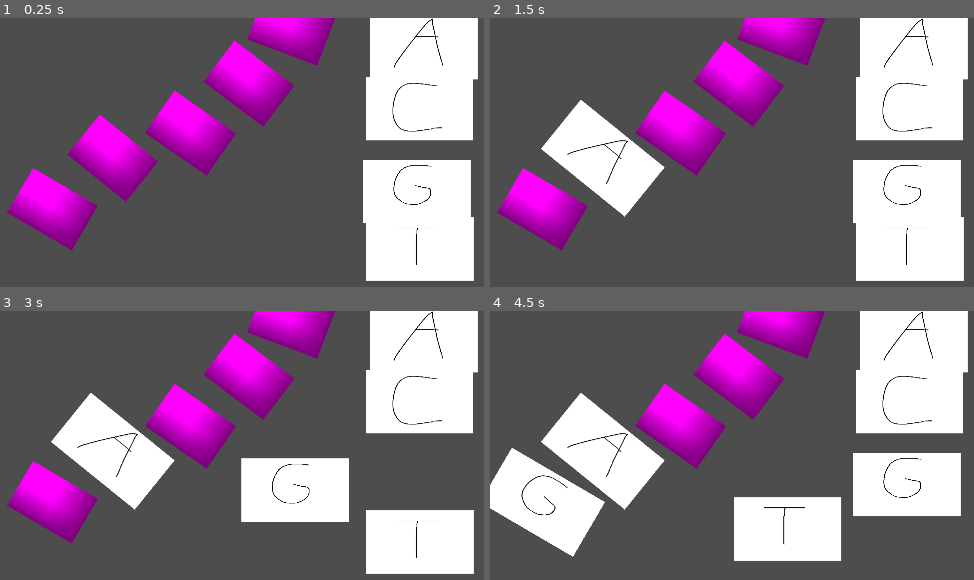
Above: before the commit, frames 1-4 (two rows, left to right).
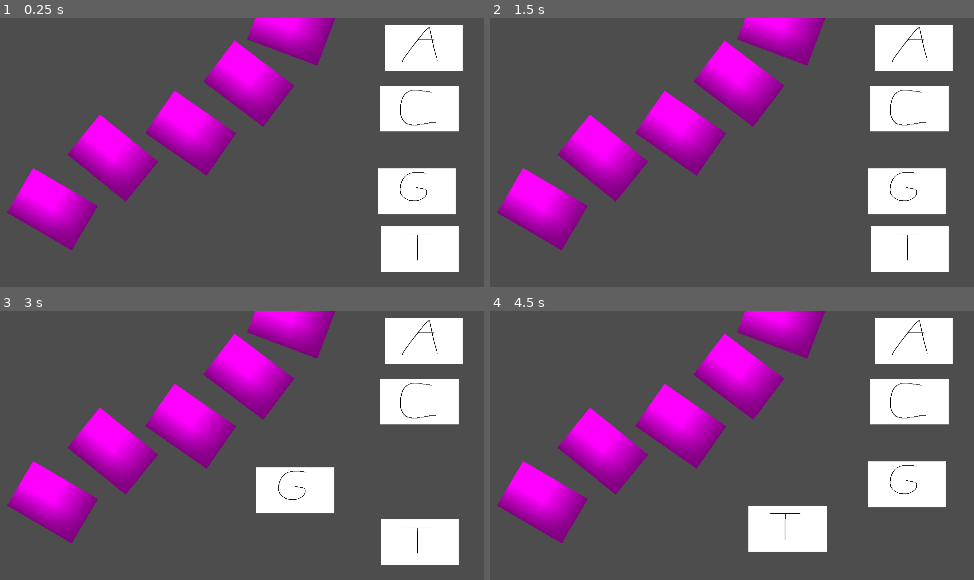
Above: after the commit, the same moments.

Repository: LuisEnriqueCabelloBlanco/ComJamOn26
Game: Godot game, scene res://Scenes/MutationScene.tscn
Same seed, same stepped clock (60 frames per second), same inputs: the game is played once before the commit and once after it. This scene is started directly instead of the project's main scene.
Inputs (mouse positions are in pixels of both pictures, inside the frame that each line leads up to):
- Up to frame 1 (0.25 s): no input
- Up to frame 2 (1.5 s): tap Enter at 0.5 s; drag from (915, 47) to (543, 208) at 0.52 s; drag from (601, 157) to (780, 28) at 1.27 s
- Up to frame 3 (3 s): tap Space (jump) at 2 s; move the mouse to (421, 402) at 2.02 s; hold A (left) 2.03-2.75 s; tap V (Vision nocturna) at 2.1 s; click (421, 402) at 2.17 s; tap Enter at 2.75 s; drag from (416, 483) to (53, 501) at 2.77 s
- Up to frame 4 (4.5 s): drag from (543, 501) to (736, 375) at 3.52 s; tap Space (jump) at 4.25 s; drag from (911, 542) to (543, 501) at 4.27 s

The runs differ from the first frame. In frame 1, 9.8% of the frame differs, in the area x 75-99%, y 0-98%; in frame 2, 15%; in frame 3, 16%; in frame 4, 21%, in the area x 0-99%, y 0-93%.

Commit message:
ajustes tamaño

Diff:
--- a/adn/Scenes/AdnCosas/Bases/Adenina.tscn
+++ b/adn/Scenes/AdnCosas/Bases/Adenina.tscn
@@ -7,7 +7,7 @@
 size = Vector2(341, 202)
 
 [node name="Base" type="Node2D" unique_id=74876961]
-scale = Vector2(0.76, 0.76)
+scale = Vector2(0.55, 0.55)
 script = ExtResource("1_jrui3")
 baseType = 1
 
--- a/adn/Scenes/AdnCosas/Bases/Citosina.tscn
+++ b/adn/Scenes/AdnCosas/Bases/Citosina.tscn
@@ -7,7 +7,7 @@
 size = Vector2(341, 202)
 
 [node name="Base" type="Node2D" unique_id=74876961]
-scale = Vector2(0.76, 0.76)
+scale = Vector2(0.55, 0.55)
 script = ExtResource("1_asrc0")
 baseType = 2
 
--- a/adn/Scenes/AdnCosas/Bases/Guanina.tscn
+++ b/adn/Scenes/AdnCosas/Bases/Guanina.tscn
@@ -7,7 +7,7 @@
 size = Vector2(341, 202)
 
 [node name="Base" type="Node2D" unique_id=74876961]
-scale = Vector2(0.76, 0.76)
+scale = Vector2(0.55, 0.55)
 script = ExtResource("1_h5q0x")
 
 [node name="Area2D" type="Area2D" parent="." unique_id=1062421259]
--- a/adn/Scenes/AdnCosas/Bases/Timina.tscn
+++ b/adn/Scenes/AdnCosas/Bases/Timina.tscn
@@ -7,7 +7,7 @@
 size = Vector2(341, 202)
 
 [node name="Timina" type="Node2D" unique_id=74876961]
-scale = Vector2(0.76, 0.76)
+scale = Vector2(0.55, 0.55)
 script = ExtResource("1_wbvgo")
 baseType = 3
 
